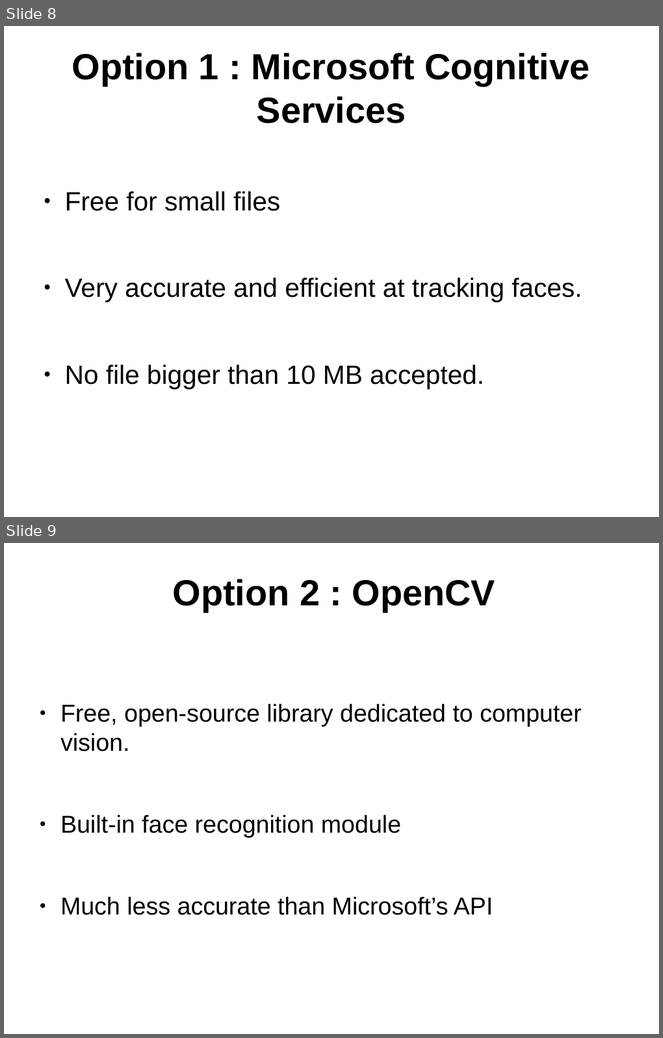
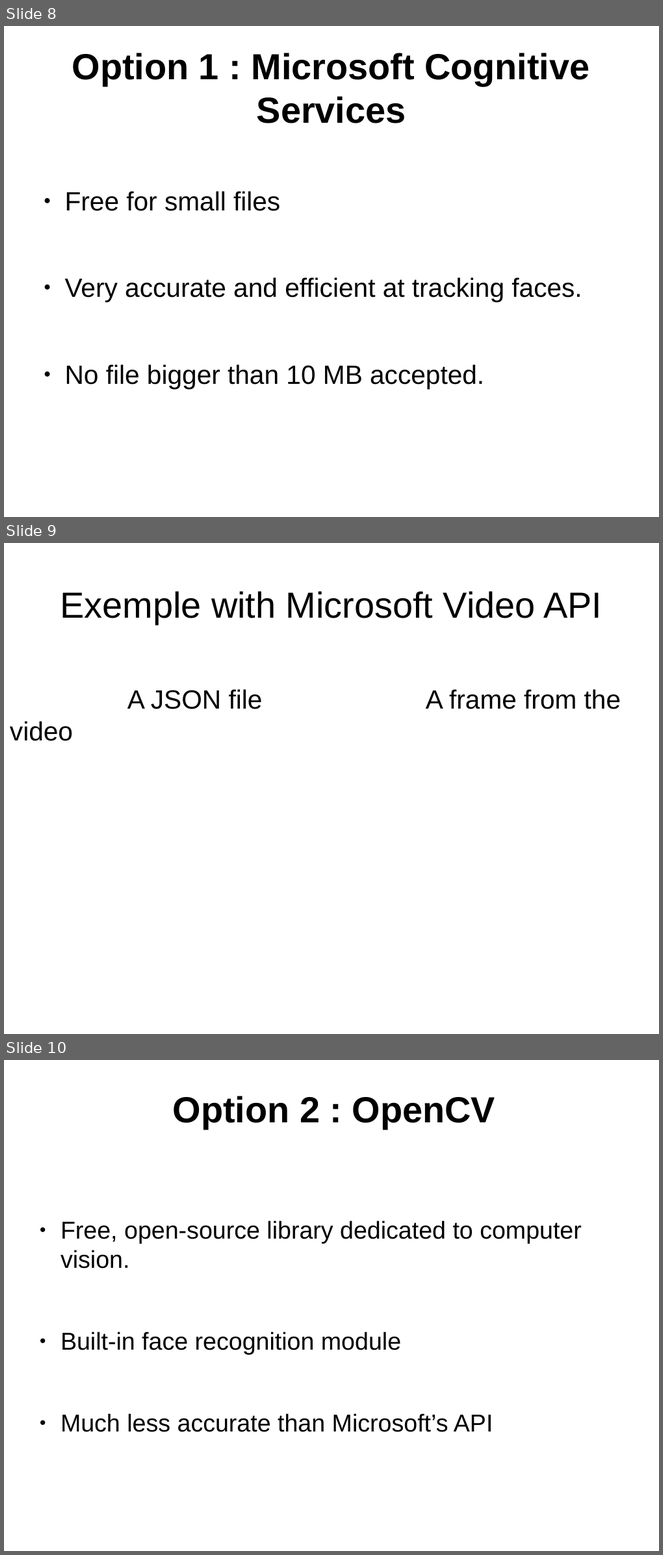
Before and after one commit to Kyin/opencv-test, a slide deck: Presentations/Presentation 9.04/Presentation 9.04/Presentation.odp. Shown one above the other, each under a label of ours: slides 8 and 9 before the commit, slides 8, 9 and 10 after it. The pictures are 663x1038 and 663x1555 pixels, drawn with LibreOffice and Linux fonts; fonts in the diff are those of the drawing. Boxes give left, top, right and bottom in pixels: in the first picture for what was removed or moved away, otherwise in the second. Text is boxed around its words. In the diff, an @@ line names an element or a change of style, - is before the commit and + after.

```diff
--- a/Presentations/Presentation 9.04/Presentation 9.04/Presentation.odp
+++ b/Presentations/Presentation 9.04/Presentation 9.04/Presentation.odp
@@ slide 9 added at (x1=4, y1=543, x2=659, y2=1034), background #FFFFFF @@
@@ title added at (x1=60, y1=591, x2=602, y2=624), 44 pt, text #000000 @@
+Exemple with Microsoft Video API
@@ text added at (x1=128, y1=689, x2=621, y2=709), 32 pt, text #000000 @@
+A JSON file A frame from the video
@@ what was slide 9 is now slide 10 @@
```
Also in this commit, not shown: 1 other slide added.
